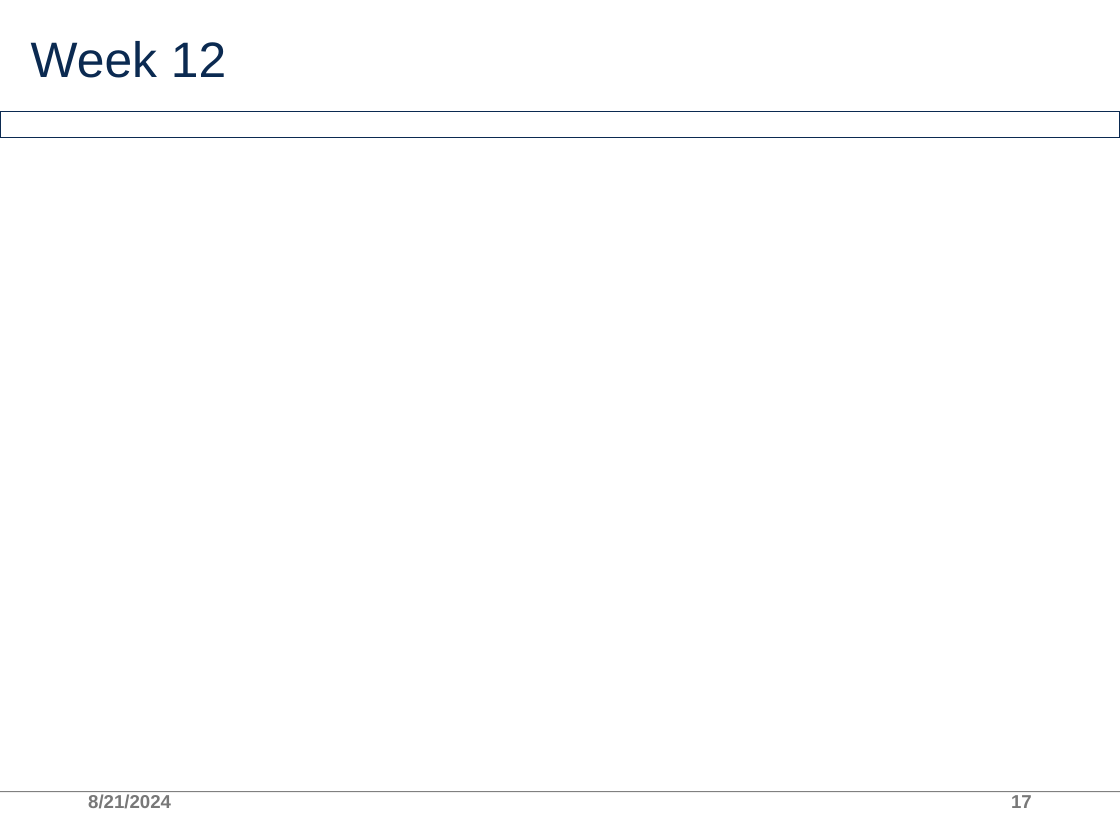
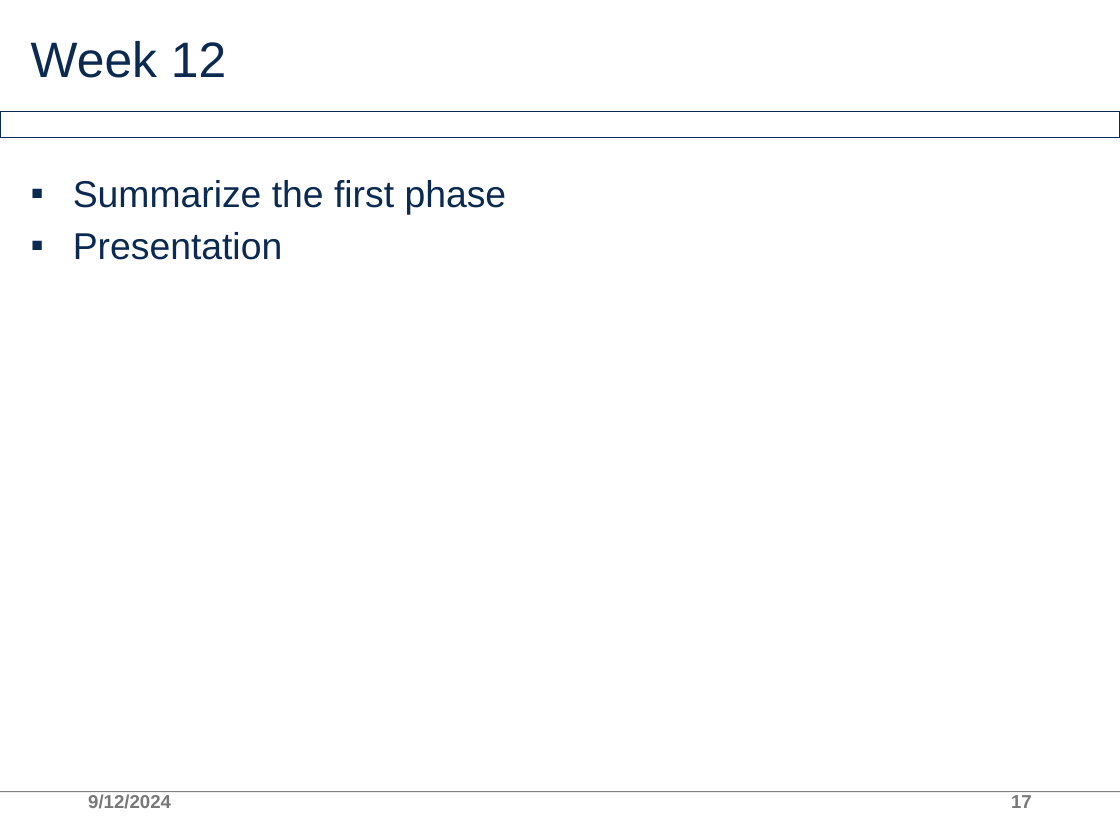
Before and after one commit to AllInCoffee/WHK_workplace, a slide deck: slide 17 of progress.pptx. Drawn at 1120x840 pixels with LibreOffice and Linux fonts; fonts in the diff are those of the drawing; background and template pictures are left out. Boxes give left, top, right and bottom in pixels: in the first picture for what was removed or moved away, otherwise in the second. Text is boxed around its words. In the diff, an @@ line names an element or a change of style, - is before the commit and + after.

```diff
--- a/progress.pptx
+++ b/progress.pptx
@@ text added at <box>73,180,507,260</box>, 24 pt, text #0B2A51 @@
+▪ Summarize the first phase
+▪ Presentation
@@ text at <box>88,794,171,809</box>: text changed @@
-8/21/2024
+9/12/2024
```
Also in this commit, not shown: 15 other slides changed, 2 slides added, 1 other file.
